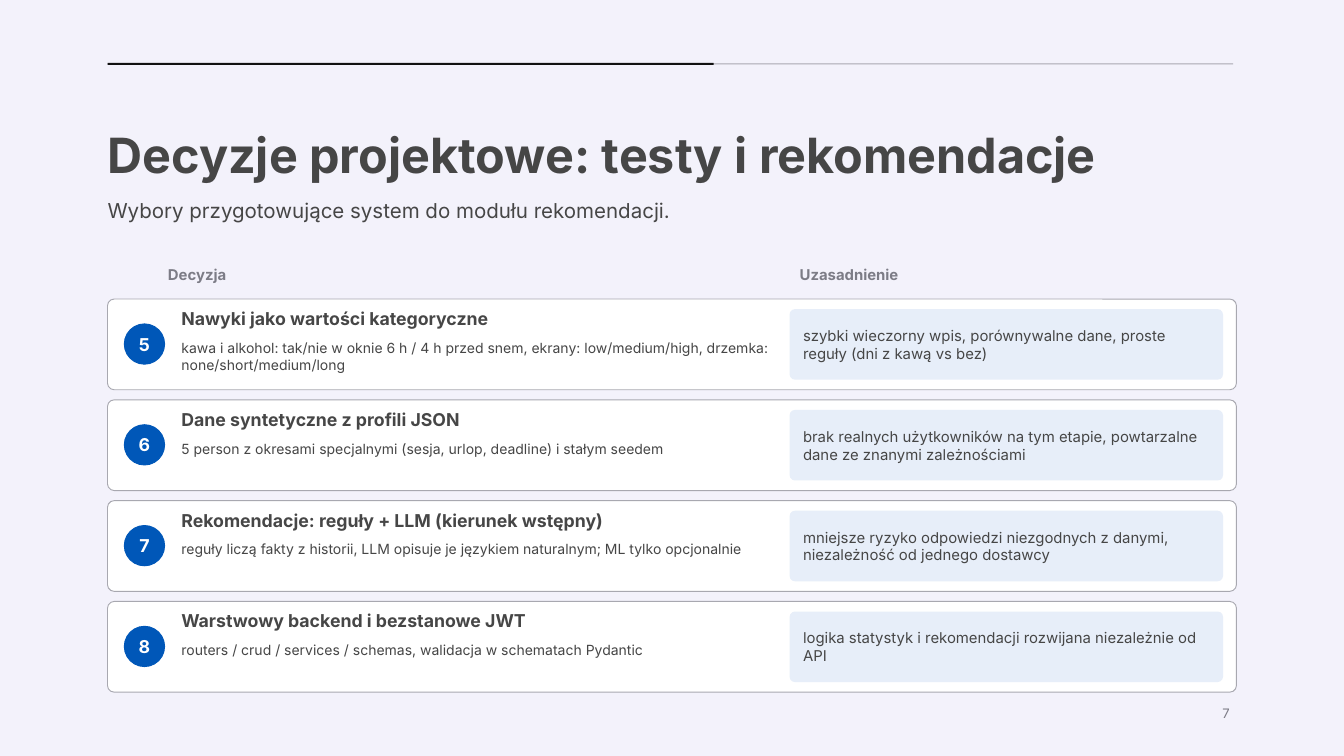
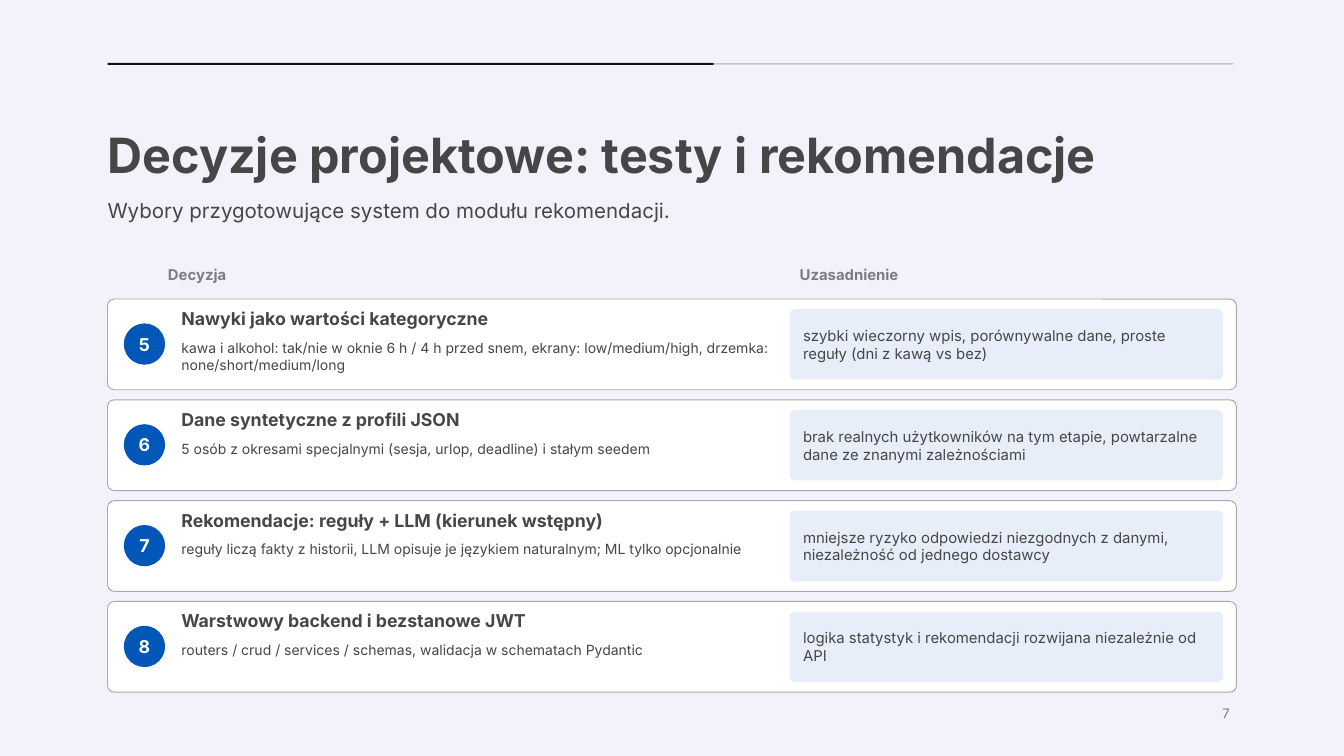
Before and after one commit to MaciaS1717/sennik-app, a slide deck: slide 7 of Praca Inzynierska/Wystapienie3_Seminarium.pptx. Drawn at 1344x756 pixels with LibreOffice and Linux fonts; fonts in the diff are those of the drawing. Boxes give left, top, right and bottom in pixels: in the first picture for what was removed or moved away, otherwise in the second. Text is boxed around its words. In the diff, an @@ line names an element or a change of style, - is before the commit and + after.

```diff
--- a/Praca Inzynierska/Wystapienie3_Seminarium.pptx
+++ b/Praca Inzynierska/Wystapienie3_Seminarium.pptx
@@ text at box(181, 443, 650, 457): text changed @@
-5 person z okresami specjalnymi (sesja, urlop, deadline) i stałym seedem
+5 osób z okresami specjalnymi (sesja, urlop, deadline) i stałym seedem
```
Also in this commit, not shown: 2 other slides changed, 1 other file.
